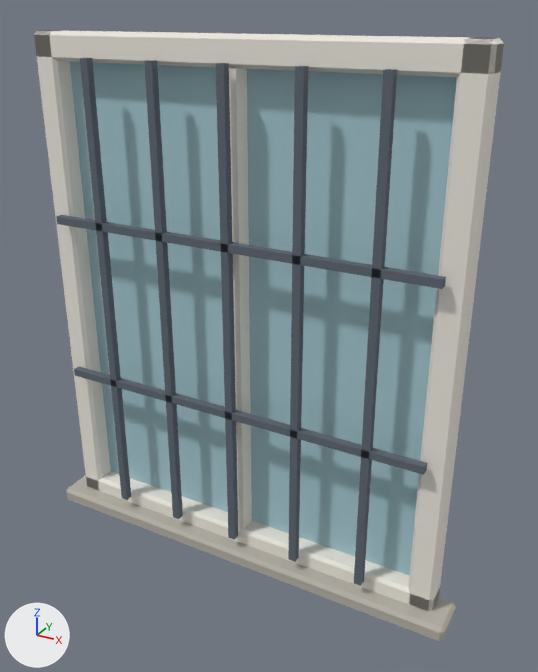
One commit to the glTF model assets/interiors/window_grille_panel.glb: the scene before it, then after it.
The view is the same before and after, from a camera (50 mm lens) standing at (0.796, -1.295, 1.264) and looking at (0.066, 0.032, 0.601). Every picture has the same lights, and +X, +Y and +Z are marked at lower left. The first picture is the older version. Vertices at exactly the same position are counted once.

Names of what the first picture shows: 'window_grille_panel'.
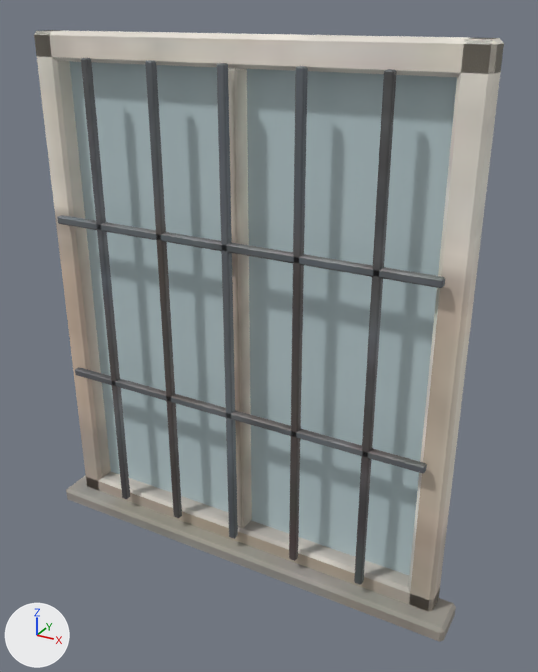
Edits to the bpy script that builds the scene:
```text
Add img_window_grille_panel_basecolor:
    img_window_grille_panel_basecolor = load_image('window_grille_panel_basecolor', '_unpacked/window_grille_panel_basecolor', 104, 104, 'sRGB')
Add img_window_grille_panel_orm:
    img_window_grille_panel_orm = load_image('window_grille_panel_orm', '_unpacked/window_grille_panel_orm', 52, 52, 'Non-Color')
Add mat_pi_steel:
    mat_pi_steel = bpy.data.materials.new('pi_steel')
    # colours: grey #777e85
    # uses the picture img_window_grille_panel_basecolor
    # uses the picture img_window_grille_panel_orm
Add mat_pi_glass:
    mat_pi_glass = principled_material('pi_glass')
    mat_pi_glass.base_color = (0.521, 0.644, 0.672)  # pale blue #bfd2d6
    mat_pi_glass.roughness = 0.26
Add mat_i_offwhite:
    mat_i_offwhite = bpy.data.materials.new('i_offwhite')
    # colours: white #fffff2
    # uses the picture img_window_grille_panel_basecolor
    # uses the picture img_window_grille_panel_orm
Change me_window_grille_panel:
    used by ob_window_grille_panel; location = (0.0, 0.0, 0.0)
    remove me_window_grille_panel.from_pydata(...)  # 168 vertices, 312 faces; spans x -0.54..0.54, y -0.05..0.05, z 0.0..1.22
    add me_window_grille_panel.from_pydata(...)  # 296 vertices, 568 faces; spans x -0.54..0.54, y -0.05..0.05, z 0.0..1.22
    me_window_grille_panel part 1: the loose piece of 8 vertices spanning x -0.009..0.009, y -0.039..-0.021, z 0.07..1.17 is rebuilt with 24 vertices and now spans x -0.009..0.009, y -0.039..-0.021, z 0.07..1.17, in mat_pi_steel
    me_window_grille_panel part 2: the loose piece of 8 vertices spanning x -0.46..0.46, y -0.039..-0.021, z 0.803..0.821 is rebuilt with 24 vertices and now spans x -0.46..0.46, y -0.039..-0.021, z 0.803..0.821, in mat_pi_steel
    me_window_grille_panel part 3: the loose piece of 8 vertices spanning x -0.015..0.015, y -0.005..0.045, z 0.08..1.16 is rebuilt with 24 vertices and now spans x -0.015..0.015, y -0.005..0.045, z 0.08..1.16, in mat_i_offwhite
    me_window_grille_panel part 4: the loose piece of 8 vertices spanning x 0.158..0.176, y -0.039..-0.021, z 0.07..1.17 is rebuilt with 24 vertices and now spans x 0.158..0.176, y -0.039..-0.021, z 0.07..1.17, in mat_pi_steel
    me_window_grille_panel part 5: the loose piece of 8 vertices spanning x -0.342..-0.324, y -0.039..-0.021, z 0.07..1.17 is rebuilt with 24 vertices and now spans x -0.342..-0.324, y -0.039..-0.021, z 0.07..1.17, in mat_pi_steel
    me_window_grille_panel part 6: the loose piece of 8 vertices spanning x 0.324..0.342, y -0.039..-0.021, z 0.07..1.17 is rebuilt with 24 vertices and now spans x 0.324..0.342, y -0.039..-0.021, z 0.07..1.17, in mat_pi_steel
    me_window_grille_panel part 7: the loose piece of 8 vertices spanning x -0.176..-0.158, y -0.039..-0.021, z 0.07..1.17 is rebuilt with 24 vertices and now spans x -0.176..-0.158, y -0.039..-0.021, z 0.07..1.17, in mat_pi_steel
    me_window_grille_panel part 8: the loose piece of 8 vertices spanning x -0.46..0.46, y -0.039..-0.021, z 0.407..0.425 is rebuilt with 24 vertices and now spans x -0.46..0.46, y -0.039..-0.021, z 0.407..0.425, in mat_pi_steel
    me_window_grille_panel part 9: 160 faces spanning x -0.5..0.5, y -0.01..0.05, z 0.02..1.22 switch from mat_cloth_white (white #efebe1) to mat_i_offwhite
    me_window_grille_panel part 10: 12 faces spanning x -0.44..0.44, y 0.035..0.045, z 0.08..1.16 switch from mat_glass (cyan #a9cdd6) to mat_pi_glass (pale blue #bfd2d6)
    remove me_window_grille_panel.materials.append(mat_slate)  # greyish blue #5f6772
    add me_window_grille_panel.materials.append(mat_pi_steel)
```

Pixel boxes [x1, y1, x2, y2] of what changed, in the pictures (538 x 672 px):
part 1 of me_window_grille_panel, rebuilt: before [216, 63, 238, 540]; after [217, 63, 238, 539]
part 2 of me_window_grille_panel, rebuilt: before [56, 215, 446, 289]; after [57, 215, 445, 288]
part 3 of me_window_grille_panel, rebuilt: before [229, 68, 252, 529]; after [228, 68, 252, 528]
part 4 of me_window_grille_panel, rebuilt: before [288, 66, 308, 562]; after [289, 66, 308, 561]
part 5 of me_window_grille_panel, rebuilt: before [80, 58, 131, 500]; after [81, 58, 130, 499]
part 6 of me_window_grille_panel, rebuilt: before [354, 69, 397, 586]; after [354, 69, 397, 585]
part 7 of me_window_grille_panel, rebuilt: before [144, 60, 183, 519]; after [145, 60, 182, 518]
part 8 of me_window_grille_panel, rebuilt: before [74, 367, 427, 475]; after [75, 367, 427, 474]
part 9 of me_window_grille_panel, recoloured: [41, 30, 473, 611] in both
part 10 of me_window_grille_panel, recoloured (cyan to pale blue): [69, 61, 457, 575] in both
